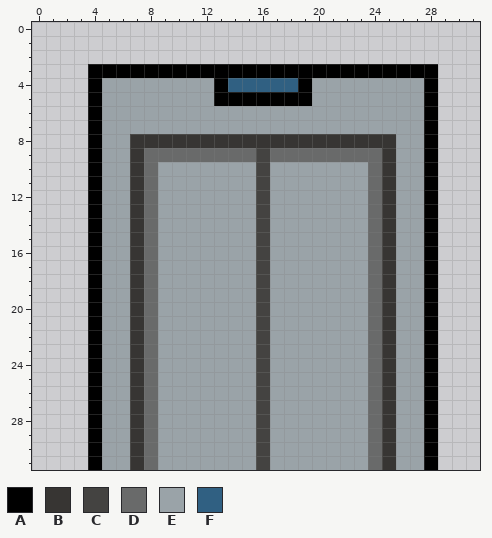
Pixel-art sprite: sprites/elevator/elevator1.png. The picture above is the old version.
The file is 32x32 pixels.
Palette (. is transparent): A #000000  B #373533  C #444341  D #696a6a  E #9aa3a8  F #306082
After:
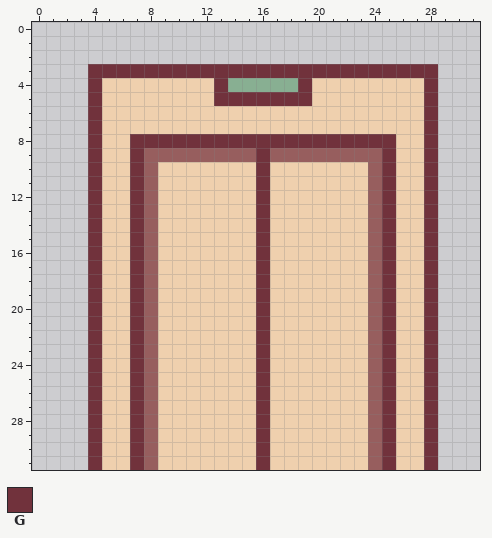
Colours new in this view: G #71323c
Edits made:
colour D: #696a6a -> #975e5e
colour E: #9aa3a8 -> #efd0ae
colour F: #306082 -> #88af92
y 3: x 4..28 AAAAAAAAAAAAAAAAAAAAAAAAA -> GGGGGGGGGGGGGGGGGGGGGGGGG
y 4: x 4 A -> G; x 13 A -> G; x 19 A -> G; x 28 A -> G
y 5: x 4 A -> G; x 13..19 AAAAAAA -> GGGGGGG; x 28 A -> G
y 6..7: x 4 A -> G; x 28 A -> G
y 8: x 4 A -> G; x 7..25 BBBBBBBBBBBBBBBBBBB -> GGGGGGGGGGGGGGGGGGG; x 28 A -> G
y 9..31: x 4 A -> G; x 7 B -> G; x 16 C -> G; x 25 B -> G; x 28 A -> G
